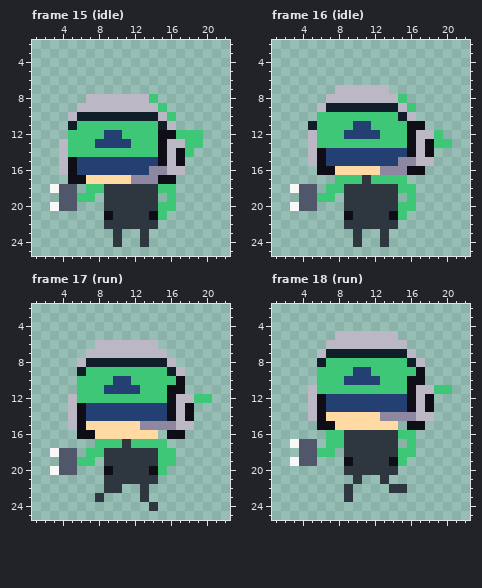
File history of a pixel-art file, art/hacker2.ase. Above, as it was before the edit.
24x32 pixels, 24 frames. Shown: frame 15 (idle): x 1..22, y 2..25; frame 16 (idle): x 1..22, y 2..25; frame 17 (run): x 1..22, y 2..25; frame 18 (run): x 1..22, y 2..25. The commit also changed other frames, which this record leaves out.
After the commit:
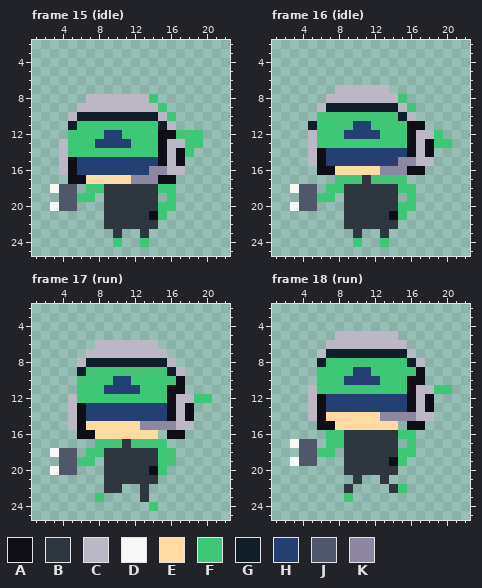
Palette (. is transparent): A #0f0e17  B #2e3740  C #bcb7c5  D #f8f8f8  E #ffdaa2  F #3fc778  G #101e29  H #243f72  J #50576b  K #8d87a2
Difference:
Frame 15 (idle), layer "Taser":
y 21: x 9 A -> B
y 24: x 10 B -> F; x 13 B -> F
Frame 16 (idle), layer "Taser": the same change as frame 15 (idle)
Frame 17 (run), layer "Taser":
y 20: x 9 A -> B
y 23: x 8 B -> F
y 24: x 14 B -> F
Frame 18 (run), layer "Taser":
y 19: x 9 A -> B
y 22: x 15 B -> F
y 23: x 9 B -> F
